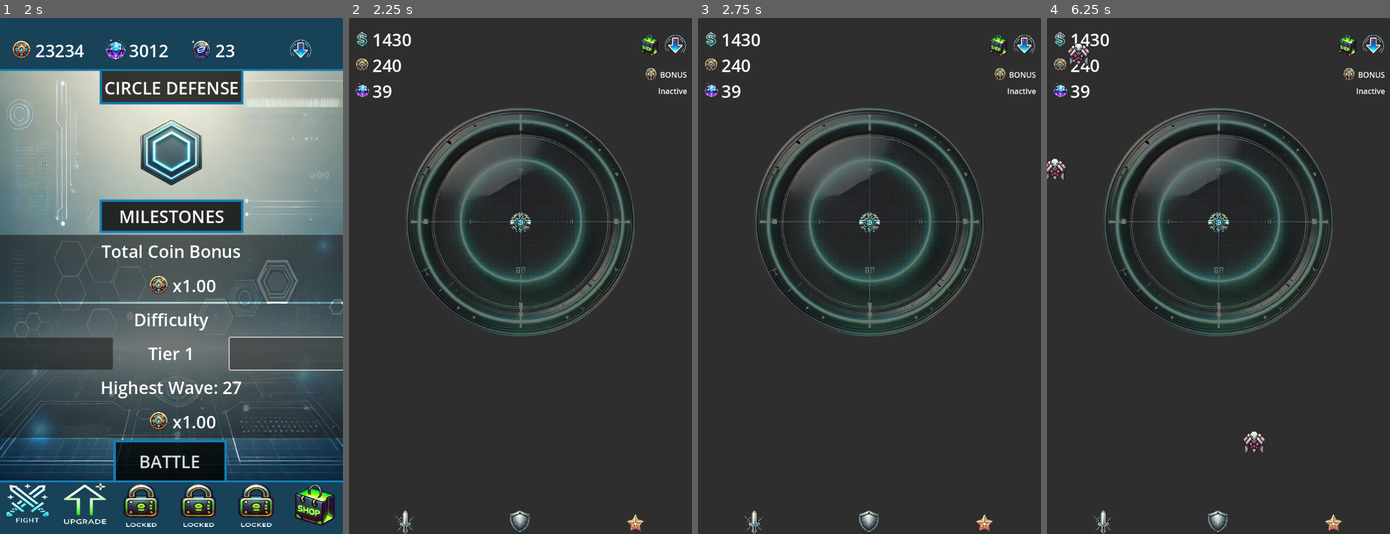
Above: before the commit, frames 1-4 (left to right).
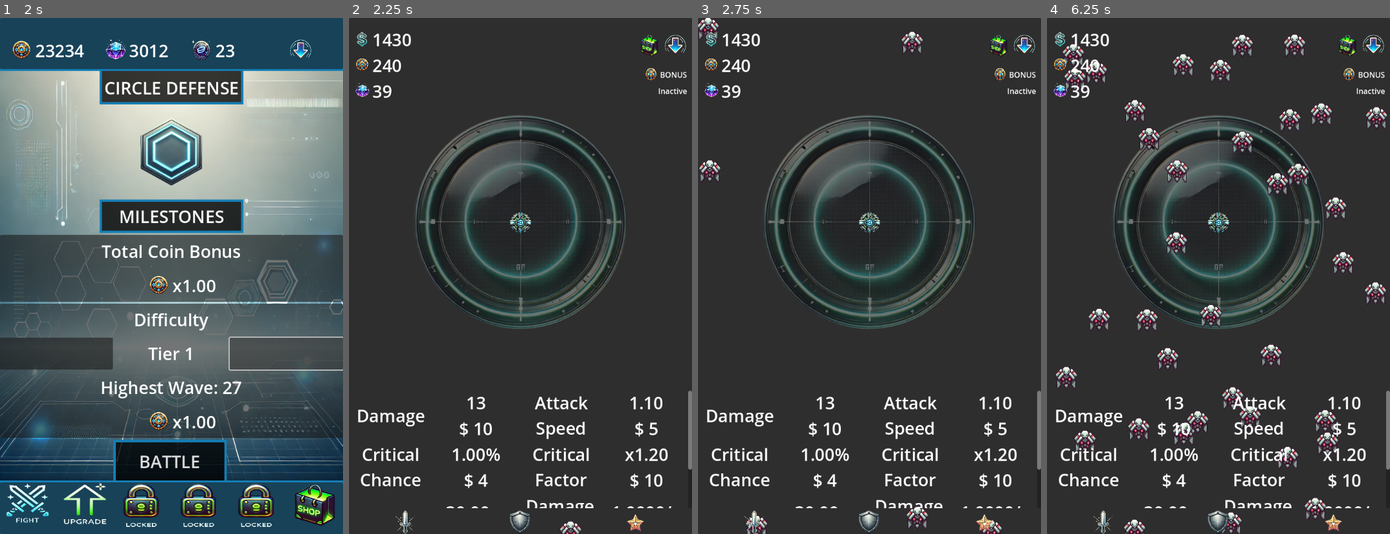
Above: after the commit, the same moments.

Repository: ascyrax/circle-defence
Game: Godot game, scene res://main.tscn
Two runs of this game, one before a commit and one after it. Both use one fixed random seed, a clock stepped at 60 frames per second and the inputs below.
Inputs (mouse positions are in pixels of both pictures, inside the frame that each line leads up to):
- Up to frame 1 (2 s): click (54, 353) at 0.5 s; click (284, 353) at 1.25 s
- Up to frame 2 (2.25 s): click "BATTLE" at 2 s
- Up to frame 3 (2.75 s): no input
- Up to frame 4 (6.25 s): no input

Frame 1 is identical in both runs. In frame 2, 11% of the frame differs, in the area x 2-100%, y 17-100%; in frame 3, 11%; in frame 4, 17%, in the area x 0-100%, y 3-100%.

Commit message:
render upgrade node + fixed z-index of nodes wrt enemies

Diff:
--- a/attack_upgrades.tscn
+++ b/attack_upgrades.tscn
@@ -13,8 +13,6 @@
 anchors_preset = 15
 anchor_right = 1.0
 anchor_bottom = 1.0
-offset_top = 1.0
-offset_bottom = 1.0
 grow_horizontal = 2
 grow_vertical = 2
 
--- a/gamePlay.gd
+++ b/gamePlay.gd
@@ -2,7 +2,7 @@
 
 @export var enemyScene: PackedScene  # Drag your Enemy scene here
 @export var shooterScene: PackedScene
-var enemySpawnInterval: float = 1
+var enemySpawnInterval: float = 0.1
 var shooterContainerPosition
 var shooterGlobalPosition
 var shooterSpriteSize = Vector2(0.0, 0.0)
@@ -10,9 +10,12 @@
 func _ready() -> void:
 	# Defer the size calculation to ensure layout is finalized
 	call_deferred("_spawn_shooter")
-	#call_deferred("_set_shooter_range_scale")
+	call_deferred("_set_shooter_range_scale")
 	call_deferred("spawn_enemies")
 	call_deferred("_render_upgrade_window")
+
+func _process(delta: float) -> void:
+	pass
 
 func _spawn_shooter():
 	var shooterInstance = shooterScene.instantiate() as Node2D
@@ -35,13 +38,6 @@
 	var correctScaleX = (shooterRange.radius *2.0) / (rangeSprite.texture.get_width() * 1.0)
 	var correctScaleY = (shooterRange.radius *2.0) / (rangeSprite.texture.get_height() * 1.0)
 	rangeSprite.scale = Vector2(correctScaleX, correctScaleY)
-	#print(rangeSprite.texture.get_size())
-	#print(shooterRange.radius)
-
-# Called every frame. 'delta' is the elapsed time since the previous frame.
-func _process(delta: float) -> void:
-	pass
-
 
 func spawn_enemies():
 	var enemySpawnTimer = Timer.new()
@@ -83,3 +79,14 @@
 		var direction = (shooterGlobalPosition - newEnemy.position).normalized()
 		newEnemy.set_direction(direction, shooterGlobalPosition)
 		newEnemy.set_collision_from_shooter(shooterSpriteSize)
+
+func _render_upgrade_window():
+	var attackUpgradeScene = load("res://attack_upgrades.tscn") as PackedScene
+	var attackUpgradeInstance = attackUpgradeScene.instantiate() as Control
+	print(attackUpgradeInstance)
+	var upgradesContainer = $"Panel/VBoxContainer/Upgrades" as Control
+	print(upgradesContainer)
+	upgradesContainer.add_child(attackUpgradeInstance)
+	attackUpgradeInstance.set_anchors_preset(Control.PRESET_VCENTER_WIDE)
+	#attackUpgradeInstance.anchor_top = 0
+	#attackUpgradeInstance.anchor_bottom = 1
--- a/gamePlay.tscn
+++ b/gamePlay.tscn
@@ -40,6 +40,7 @@
 grow_vertical = 2
 
 [node name="MarginContainer" type="MarginContainer" parent="Panel/VBoxContainer"]
+z_index = 1
 layout_mode = 2
 size_flags_vertical = 3
 theme_override_constants/margin_left = 10
@@ -170,15 +171,18 @@
 size_flags_stretch_ratio = 5.0
 
 [node name="Details" type="HBoxContainer" parent="Panel/VBoxContainer"]
-layout_mode = 2
-size_flags_vertical = 3
-
-[node name="UpgradeAttributes" type="VBoxContainer" parent="Panel/VBoxContainer"]
+z_index = 1
+layout_mode = 2
+size_flags_vertical = 3
+
+[node name="Upgrades" type="Control" parent="Panel/VBoxContainer"]
+z_index = 1
 layout_mode = 2
 size_flags_vertical = 3
 size_flags_stretch_ratio = 2.5
 
 [node name="UpgradeNav" type="HBoxContainer" parent="Panel/VBoxContainer"]
+z_index = 1
 layout_mode = 2
 size_flags_vertical = 3
 size_flags_stretch_ratio = 0.5
